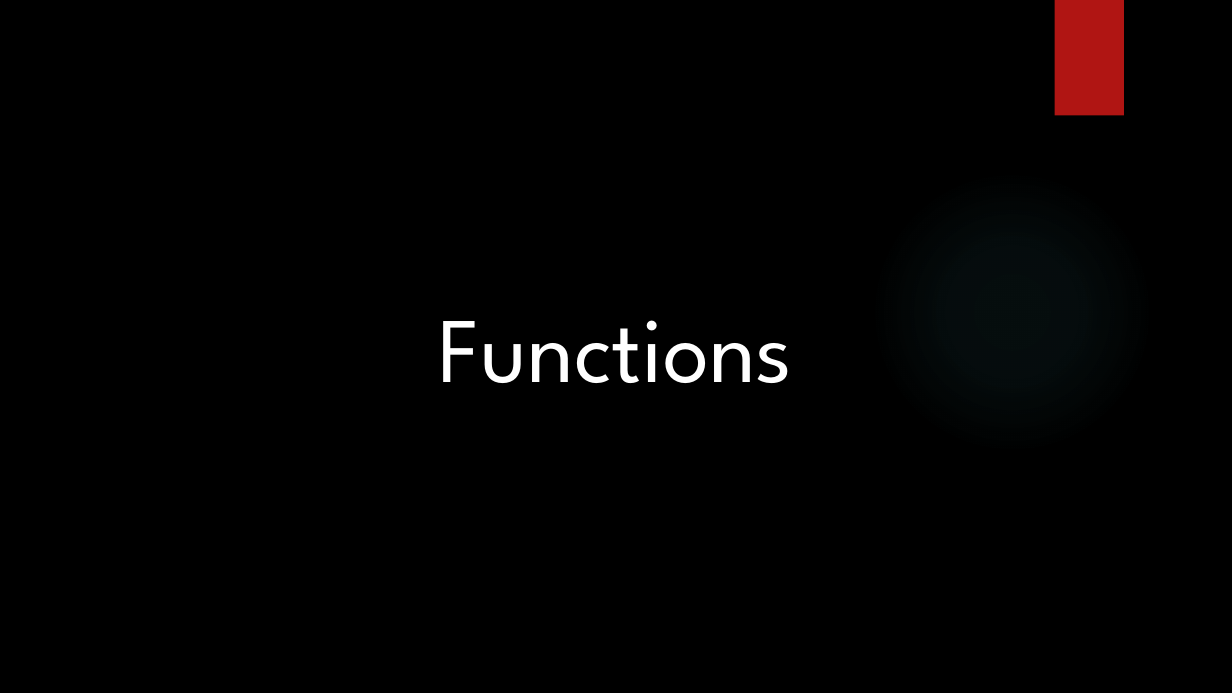
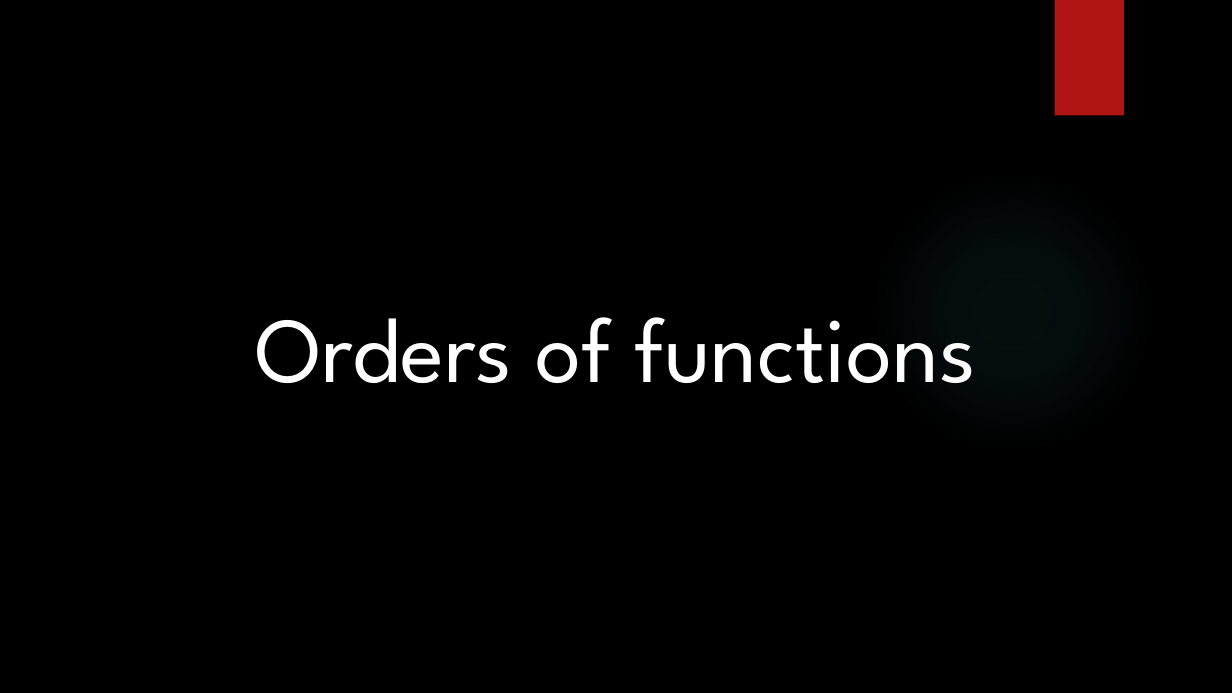
Before and after one commit to dennisdietrich/FpWithCSharp, a slide deck: slide 4 of doc/Introduction to FP with C#.pptx (slide 3 before the commit). Drawn at 1232x693 pixels with LibreOffice and Linux fonts; fonts in the diff are those of the drawing; background and template pictures are left out. Boxes give left, top, right and bottom in pixels: in the first picture for what was removed or moved away, otherwise in the second. Text is boxed around its words. In the diff, an @@ line names an element or a change of style, - is before the commit and + after.

Commit message:
Added a few (halfbaked) slides about functions

```diff
--- a/doc/Introduction to FP with C#.pptx
+++ b/doc/Introduction to FP with C#.pptx
@@ title at (255, 317, 976, 383): text changed @@
-Functions
+Orders of functions
```
Also in this commit, not shown: 4 other slides changed, 5 slides added.
